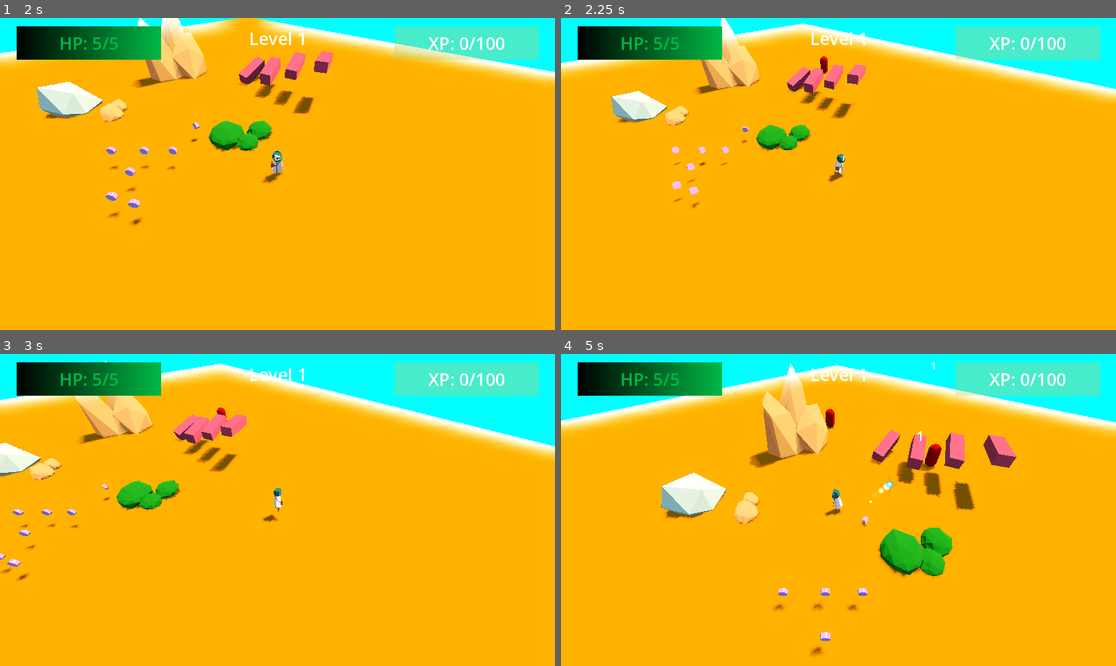
Above: before the commit, frames 1-4 (two rows, left to right).
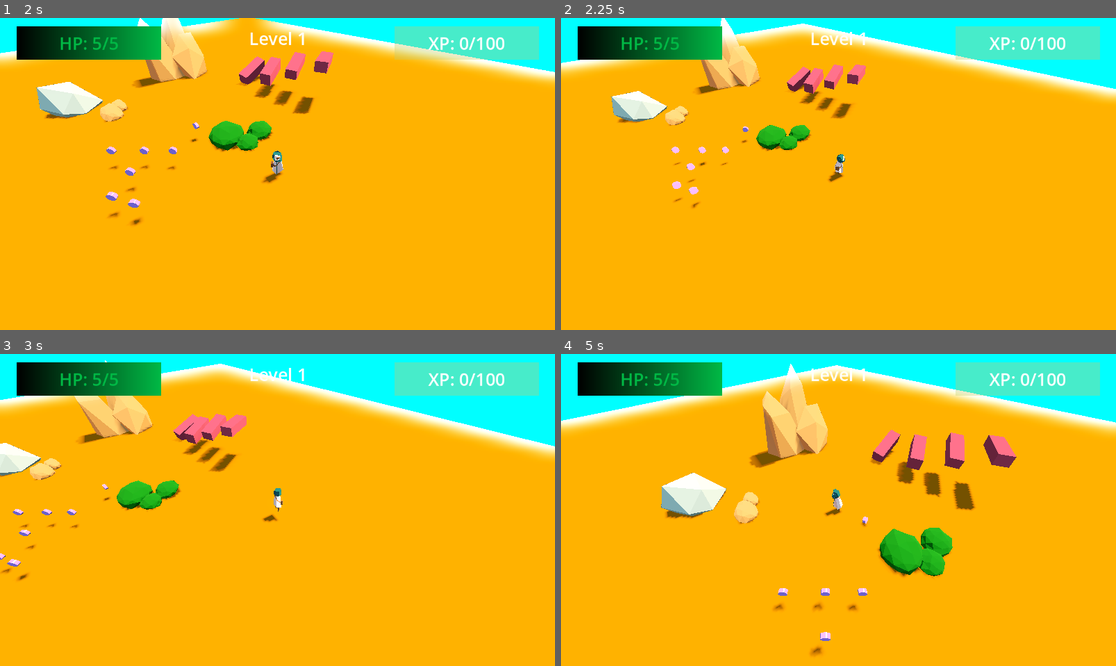
Above: after the commit, the same moments.

Repository: DeepRestGames/EcoDungeon
Game: Godot game, scene res://scenes/PrototypeScene_Weapons_01.tscn
Two runs of this game, one before a commit and one after it. Both use one fixed random seed, a clock stepped at 60 frames per second and the inputs below. A sky picture missing from this copy of the repository is replaced by a grey-blue gradient.
Inputs (mouse positions are in pixels of both pictures, inside the frame that each line leads up to):
- Up to frame 1 (2 s): tap Enter at 0.5 s; move the mouse to (399, 158) at 0.52 s; hold D (move_right) 0.53-1.28 s; tap Space (spacebar) at 0.6 s; move the mouse to (166, 189) at 1.27 s; hold S (move_down) from 1.28 s (still down); tap Mouse wheel up (zoom_in) at 1.35 s
- Up to frame 2 (2.25 s): move the mouse to (894, 105) at 2.02 s; release S (move_down) at 2.03 s; hold D (move_right) from 2.03 s (still down); hold Mouse wheel down (zoom_out) from 2.03 s (still down)
- Up to frame 3 (3 s): move the mouse to (249, 572) at 2.77 s; release D (move_right) at 2.78 s; release Mouse wheel down (zoom_out) at 2.78 s; hold W (move_up) from 2.78 s (still down); tap Space (spacebar) at 2.85 s
- Up to frame 4 (5 s): move the mouse to (1005, 556) at 3.52 s; release W (move_up) at 3.53 s; hold Mouse wheel up (zoom_in) 3.53-4.28 s; hold A (move_left) from 3.53 s (still down); move the mouse to (672, 463) at 4.27 s; tap Mouse wheel down (zoom_out) at 4.35 s

Frame 1 is identical in both runs. In frame 2, less than 0.1% of the frame differs, in the area x 46-49%, y 12-19%; in frame 3, less than 0.1%; in frame 4, 0.4%, in the area x 47-69%, y 2-48%.

Commit message:
XML parser to spawn enemy waves based on configuration

Diff:
--- a/scenes/Enemies/EnemySpawnertscn.tscn
+++ b/scenes/Enemies/EnemySpawner.tscn
@@ -19,7 +19,5 @@
 transform = Transform3D(-0.316227, 0, -0.948683, 0, 1, 0, 0.948683, 0, -0.316227, 0, 1.5, -20)
 
 [node name="EnemySpawnCooldown" type="Timer" parent="."]
-wait_time = 2.0
-autostart = true
 
 [connection signal="timeout" from="EnemySpawnCooldown" to="." method="_on_enemy_spawn_cooldown_timeout"]
--- a/scripts/enemy/EnemySpawner.gd
+++ b/scripts/enemy/EnemySpawner.gd
@@ -1,16 +1,131 @@
 extends Node3D
 
 
+class EnemyWave:
+	var wave_id: int
+	var wave_duration: float
+	var wave_enemies: Array[EnemyWaveEntry]
+
+	func print_wave_info():
+		print("--------- Wave info ---------")
+		print("Wave ID: " + str(wave_id))
+		print("Wave duration: " + str(wave_duration))
+		for i in wave_enemies:
+			print("Total of " + str(i.enemy_count) + " of enemy type: " + i.enemy_scene_path)
+
+class EnemyWaveEntry:
+	var enemy_scene_path: String
+	var enemy_count: int
+
+
+# TODO Suit this for multiple enemy scenes
+# Enemy scenes
+var enemy_follow_player_scene = preload("res://scenes/Enemies/EnemyFollowPlayer_02.tscn")
+
+# Node references
 @onready var enemies_node = $"../../Enemies"
+@onready var enemy_spawn_cooldown = $EnemySpawnCooldown
 
-var enemy_scene = preload("res://scenes/Enemies/EnemyFollowPlayer_02.tscn")
+# Enemy waves
+var enemy_waves: Array[EnemyWave]
+var current_wave_id:= -1
+
+
+func _ready():
+	_parse_enemy_wave_xml()
+	_on_enemy_spawn_cooldown_timeout()
+
+
+func _parse_enemy_wave_xml():
+	var parser = XMLParser.new()
+	parser.open("res://resources/enemy_waves/test_enemy_waves.xml")
+
+	# Temporary variables to create wave objects
+	var wave_id: int
+	var wave_duration: float
+	var wave_enemies: Array[EnemyWaveEntry]
+	var wave_enemy_scene: String
+	var wave_enemy_count: int
+
+	while parser.read() != ERR_FILE_EOF:
+
+		if parser.get_node_type() == XMLParser.NODE_ELEMENT:
+			if parser.get_node_name() == "wave":
+				wave_id = parser.get_attribute_value(0).to_int()
+				#print("Current wave id: " + str(wave_id))
+				continue
+
+			if parser.get_node_name() == "wave_duration":
+				parser.read()
+				if parser.get_node_type() == XMLParser.NODE_TEXT:
+					wave_duration = parser.get_node_data().to_float()
+					#print("Current wave duration: " + str(wave_duration))
+				continue
+
+			if parser.get_node_name() == "enemy_scene":
+				parser.read()
+				wave_enemy_scene = parser.get_node_data()
+				#print("Current wave enemy scene: " + wave_enemy_scene)
+				continue
+
+			if parser.get_node_name() == "enemy_count":
+				parser.read()
+				wave_enemy_count = parser.get_node_data().to_int()
+				#print("Current wave enemy count: " + str(wave_enemy_count))
+				continue
+
+		if parser.get_node_type() == XMLParser.NODE_ELEMENT_END:
+			if parser.get_node_name() == "enemy_wave_entry":
+				var enemy_wave_entry = EnemyWaveEntry.new()
+				enemy_wave_entry.enemy_scene_path = wave_enemy_scene
+				enemy_wave_entry.enemy_count = wave_enemy_count
+				wave_enemies.append(enemy_wave_entry)
+				#print("Enemy wave entry saved!")
+
+				wave_enemy_scene = ""
+				wave_enemy_count = 0
+				continue
+
+			if parser.get_node_name() == "wave":
+				var enemy_wave = EnemyWave.new()
+				enemy_wave.wave_id = wave_id
+				enemy_wave.wave_duration = wave_duration
+				enemy_wave.wave_enemies = wave_enemies.duplicate(true)
+				enemy_waves.append(enemy_wave)
+				#print("Enemy wave saved!")
+
+				wave_duration = 0.0
+				wave_enemies.clear()
+				continue
 
 
 func _on_enemy_spawn_cooldown_timeout():
-	var enemy_instance = enemy_scene.instantiate()
+	current_wave_id += 1
 
-	var enemy_location = get_node("EnemySpawnPath/EnemySpawnLocation")
-	enemy_location.progress_ratio = randf()
-	enemy_instance.position = enemy_location.global_transform.origin
+	# Repeat last wave endlessly
+	if current_wave_id >= enemy_waves.size():
+		current_wave_id = enemy_waves.size() - 1
 
-	enemies_node.add_child(enemy_instance)
+	var current_wave = enemy_waves[current_wave_id]
+	current_wave.print_wave_info()
+
+	# Just for debugging purposes
+	if current_wave.wave_id != current_wave_id:
+		print("Enemy wave ID mismatch!")
+
+
+	for enemy_wave_entry in current_wave.wave_enemies:
+		for enemy_index in enemy_wave_entry.enemy_count:
+
+			# TODO Change with instantiation of actual enemy prefab
+			var enemy_instance = enemy_follow_player_scene.instantiate()
+
+			# Randomize spawn location around player
+			var enemy_location = get_node("EnemySpawnPath/EnemySpawnLocation")
+			enemy_location.progress_ratio = randf()
+			enemy_instance.position = enemy_location.global_transform.origin
+
+			enemies_node.add_child(enemy_instance)
+
+	# Start wave duration timer when enemies are instantiated
+	enemy_spawn_cooldown.start(current_wave.wave_duration)
Not shown, added: resources/enemy_waves/test_enemy_waves.xml
